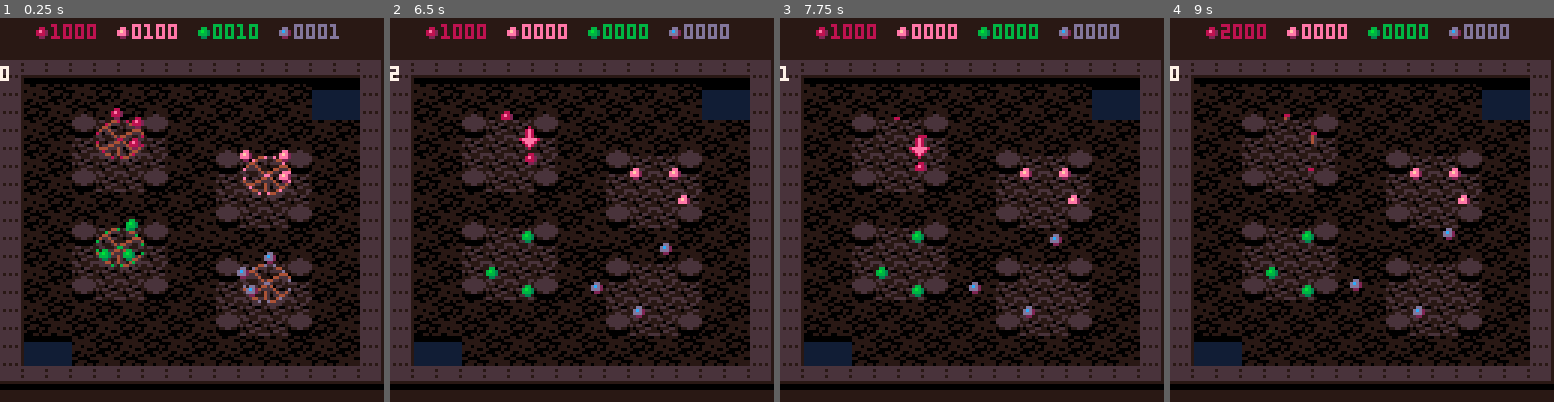
Above: before the commit, frames 1-4 (left to right).
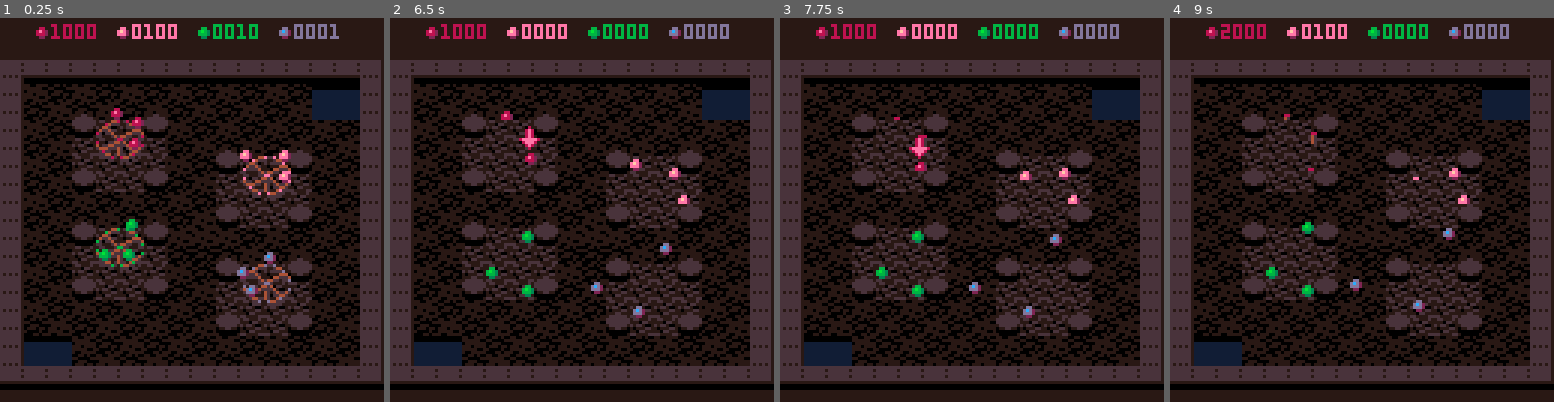
Above: after the commit, the same moments.

Repository: erwinbonsma/WhereToRootPico8
Game: PICO-8 cartridge wheretoroot.p8
Two runs of this game, one before a commit and one after it. Both use one fixed random seed, a clock stepped at 60 frames per second and the inputs below.
Inputs:
- Up to frame 1 (0.25 s): no input
- Up to frame 2 (6.5 s): tap X (X key) at 0.33, 1.07, 1.85, 2.97, 4.08, 5.2, 6.32 s; hold Right 1.6-2.1 s; hold Up 2.15-2.42 s; hold Right 2.47-3.03 s; hold Left 3.08-3.58 s; hold Down 3.63-3.97 s; hold Right 4.02-4.68 s; hold Up 4.73-5.03 s; hold Left 5.08-5.68 s; hold Down 5.73-6.03 s; hold Right from 6.08 s (still down)
- Up to frame 3 (7.75 s): release Right at 6.58 s; hold Right 6.63-7.13 s; hold Up 7.18-7.45 s; tap X (X key) at 7.43 s; hold Right from 7.5 s (still down)
- Up to frame 4 (9 s): release Right at 8.07 s; hold Left 8.12-8.62 s; tap X (X key) at 8.55 s; hold Down from 8.67 s (still down)

The runs differ from the first frame. In frame 1, less than 0.1% of the frame differs, in the area x 0-3%, y 12-17%; in frame 2, 0.2%; in frame 3, 0.1%; in frame 4, 0.5%, in the area x 0-67%, y 1-79%.

Commit message:
Add basic AI logic

Diff:
--- a/wheretoroot.p8
+++ b/wheretoroot.p8
@@ -1232,10 +1231,6 @@
  end
 end
 
-function hplayer:draw()
- print(""..#self.seeds,0,0,7)
-end
-
 --computer player
 cplayer={}
 extend(cplayer,player)
@@ -1245,9 +1240,39 @@
  o=player.new(self,o)
  setmetatable(o,self)
 
+ o.switch_count=0
+ o.selected_idx=1
+ o:_nxt_rooting()
+
  return o
 end
 
+function cplayer:_nxt_rooting()
+ self.root_age=0.2+rnd(0.7)
+end
+
+function cplayer:update()
+ local ns=#self.seeds
+ if (ns==0) return
+
+ self.switch_count-=1
+ if self.switch_count<0 then
+  self.selected_idx+=1
+  self.switch_count=15
+ end
+
+ if self.selected_idx>ns then
+  self.selected_idx=1
+ end
+
+ local s=self.seeds[
+  self.selected_idx
+ ]
+ if s.age>=self.root_age then
+  s:root()
+  self:_nxt_rooting()
+ end
+end
 
 -->8
 --main
@@ -1266,18 +1291,21 @@
  )
  grid:add_observer(goal)
  hgrid=cellgrid:new()
+ players={}
  for f in all(families) do
-  t=tree:new(f.x,f.y,{
-   family=f
-  })
+  t=tree:new(f.x,f.y,{family=f})
   grid:add(t)
   t.age=0.9
- end
-
- plyr=hplayer:new({
-  family=families[1]
- })
- grid:add_observer(plyr)
+
+  local plyr={family=f}
+  if #players==0 then
+   plyr=hplayer:new(plyr)
+  else
+   plyr=cplayer:new(plyr)
+  end
+  add(players,plyr)
+  grid:add_observer(plyr)
+ end
 
  pal({
   [1]=-16,--dark brown (bg)
@@ -1300,7 +1328,9 @@
  if goal.winner==nil then
   grid:update_units()
 
-  plyr:update()
+  for p in all(players) do
+   p:update()
+  end
  end
 end
 
@@ -1333,7 +1363,6 @@
  hgrid:draw_units(nil,hgrid.h)
 
  goal:draw()
- plyr:draw()
 end
 __gfx__
 00000000000000000000000000000000000000000000000000000000000000000000000000000000000000000000000000000000000000000000000000000000
